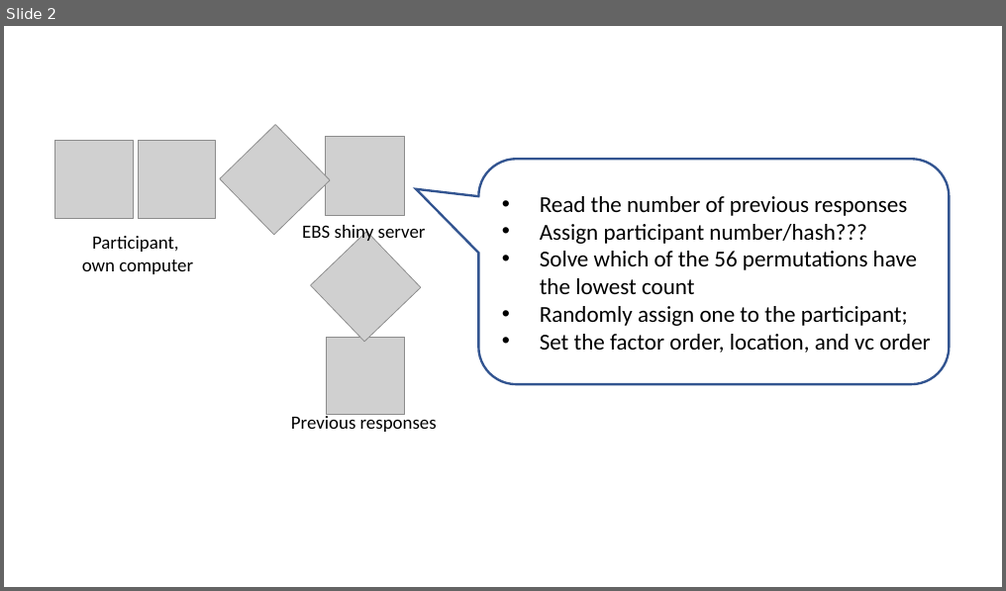
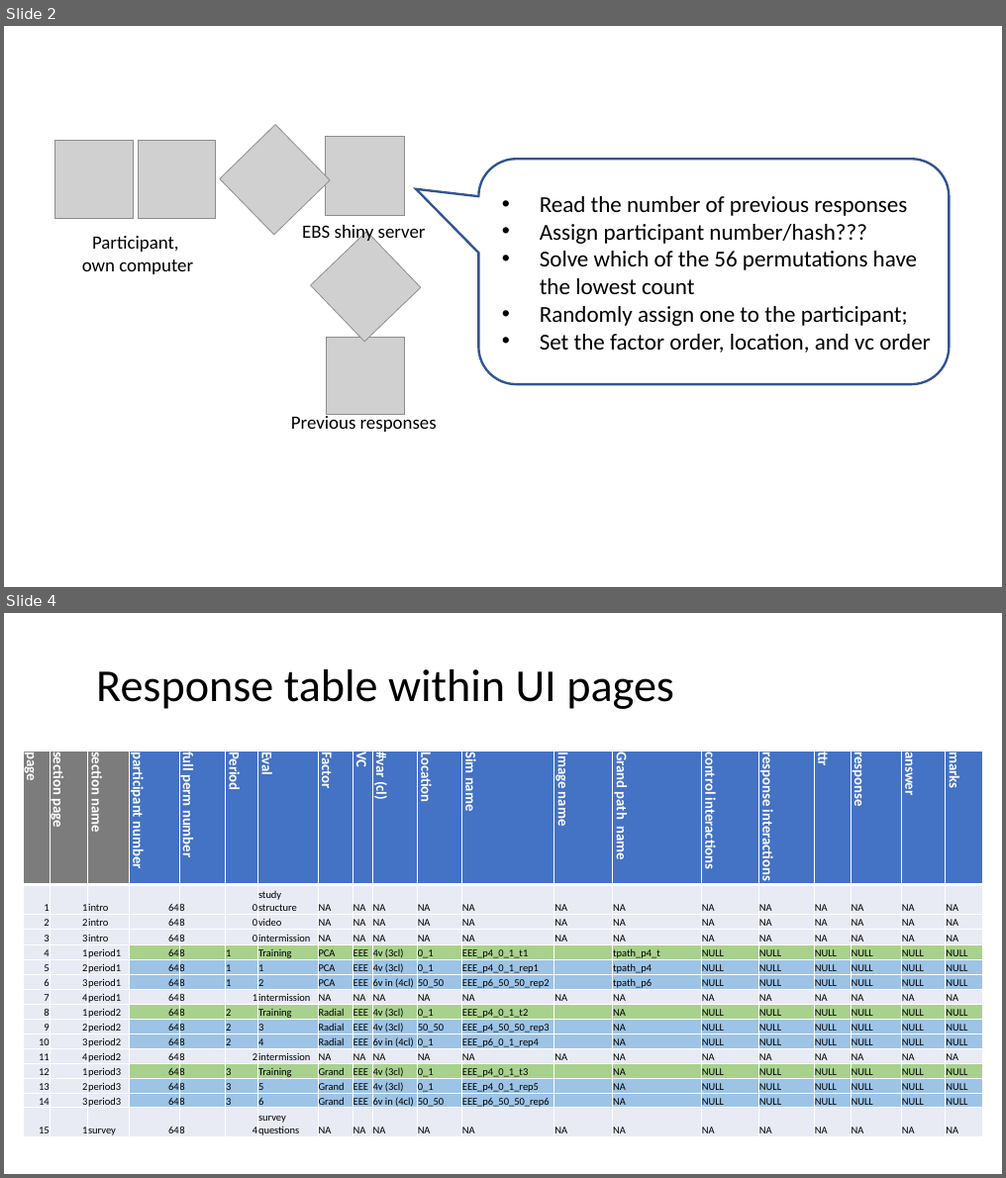
Before and after one commit to nspyrison/spinifex_study, a slide deck: paper/figures/Experimental design graphics.pptx. Shown one above the other, each under a label of ours: slide 2 before the commit, slides 2 and 4 after it; the slides between them are not shown. The pictures are 1006x591 and 1006x1178 pixels, drawn with LibreOffice and Linux fonts; fonts in the diff are those of the drawing; grey boxes stand for pictures; background and template pictures are left out. Boxes give left, top, right and bottom in pixels: in the first picture for what was removed or moved away, otherwise in the second. Text is boxed around its words. In the diff, an @@ line names an element or a change of style, - is before the commit and + after.

```diff
--- a/paper/figures/Experimental design graphics.pptx
+++ b/paper/figures/Experimental design graphics.pptx
@@ slide 4 added at (4, 613, 1002, 1174), background #FFFFFF @@
@@ title added at (96, 669, 674, 709), 44 pt, text #000000 @@
+Response table within UI pages
@@ table added at (24, 752, 985, 1140), 16 rows, 20 columns @@
+page | section page | section name | participant number | full perm number | Period | Eval | Factor | VC | #var (cl) | Location | Sim name | Image name | Grand path name | control interactions | response interactions | ttr | response | answer | marks
+1 | 1 | intro | 64 | 8 | 0 | study structure | NA | NA | NA | NA | NA | NA | NA | NA | NA | NA | NA | NA | NA
+2 | 2 | intro | 64 | 8 | 0 | video | NA | NA | NA | NA | NA | NA | NA | NA | NA | NA | NA | NA | NA
+3 | 3 | intro | 64 | 8 | 0 | intermission | NA | NA | NA | NA | NA | NA | NA | NA | NA | NA | NA | NA | NA
+4 | 1 | period1 | 64 | 8 | 1 | Training | PCA | EEE | 4v (3cl) | 0_1 | EEE_p4_0_1_t1 |  | tpath_p4_t | NULL | NULL | NULL | NULL | NULL | NULL
+5 | 2 | period1 | 64 | 8 | 1 | 1 | PCA | EEE | 4v (3cl) | 0_1 | EEE_p4_0_1_rep1 |  | tpath_p4 | NULL | NULL | NULL | NULL | NULL | NULL
+6 | 3 | period1 | 64 | 8 | 1 | 2 | PCA | EEE | 6v in (4cl) | 50_50 | EEE_p6_50_50_rep2 |  | tpath_p6 | NULL | NULL | NULL | NULL | NULL | NULL
+7 | 4 | period1 | 64 | 8 | 1 | intermission | NA | NA | NA | NA | NA | NA | NA | NA | NA | NA | NA | NA | NA
+8 | 1 | period2 | 64 | 8 | 2 | Training | Radial | EEE | 4v (3cl) | 0_1 | EEE_p4_0_1_t2 |  | NA | NULL | NULL | NULL | NULL | NULL | NULL
+9 | 2 | period2 | 64 | 8 | 2 | 3 | Radial | EEE | 4v (3cl) | 50_50 | EEE_p4_50_50_rep3 |  | NA | NULL | NULL | NULL | NULL | NULL | NULL
+10 | 3 | period2 | 64 | 8 | 2 | 4 | Radial | EEE | 6v in (4cl) | 0_1 | EEE_p6_0_1_rep4 |  | NA | NULL | NULL | NULL | NULL | NULL | NULL
+11 | 4 | period2 | 64 | 8 | 2 | intermission | NA | NA | NA | NA | NA | NA | NA | NA | NA | NA | NA | NA | NA
+12 | 1 | period3 | 64 | 8 | 3 | Training | Grand | EEE | 4v (3cl) | 0_1 | EEE_p4_0_1_t3 |  | NA | NULL | NULL | NULL | NULL | NULL | NULL
+13 | 2 | period3 | 64 | 8 | 3 | 5 | Grand | EEE | 4v (3cl) | 0_1 | EEE_p4_0_1_rep5 |  | NA | NULL | NULL | NULL | NULL | NULL | NULL
+14 | 3 | period3 | 64 | 8 | 3 | 6 | Grand | EEE | 6v in (4cl) | 50_50 | EEE_p6_50_50_rep6 |  | NA | NULL | NULL | NULL | NULL | NULL | NULL
+15 | 1 | survey | 64 | 8 | 4 | survey questions | NA | NA | NA | NA | NA | NA | NA | NA | NA | NA | NA | NA | NA
```
Also in this commit, not shown: 2 slides changed, 1 slide removed, 4 other files.
